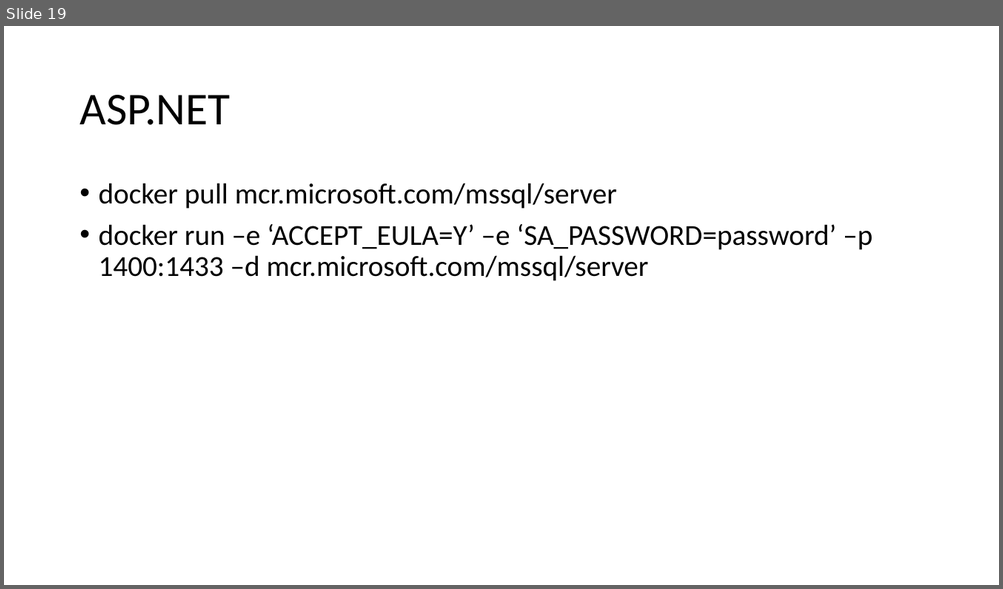
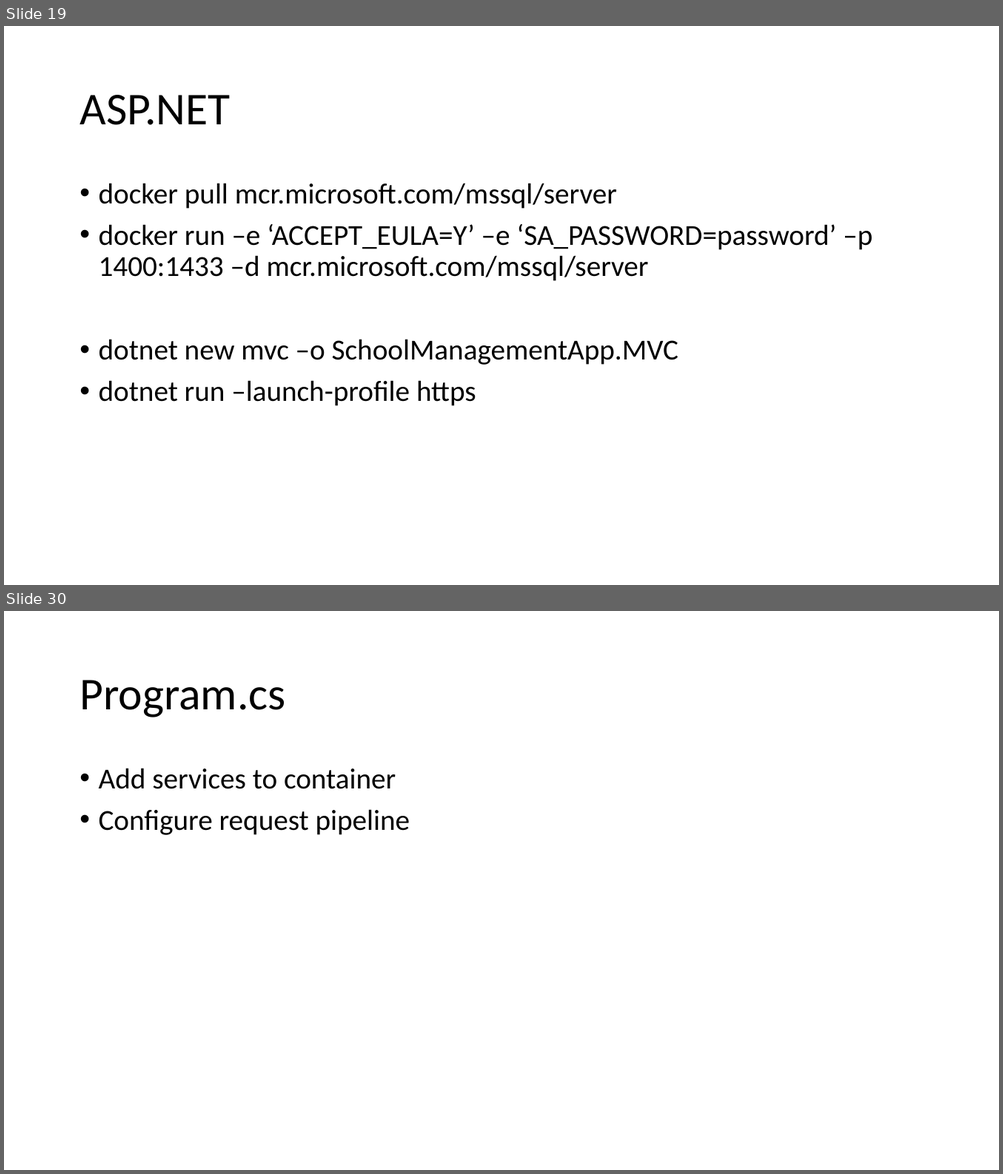
Before and after one commit to benicastro/internship-software-engineer, a slide deck: Serving Intel.pptx. Shown one above the other, each under a label of ours: slide 19 before the commit, slides 19 and 30 after it; the slides between them are not shown. The pictures are 1003x589 and 1003x1174 pixels, drawn with LibreOffice and Linux fonts; fonts in the diff are those of the drawing. Boxes give left, top, right and bottom in pixels: in the first picture for what was removed or moved away, otherwise in the second. Text is boxed around its words. In the diff, an @@ line names an element or a change of style, - is before the commit and + after.

```diff
--- a/Serving Intel.pptx
+++ b/Serving Intel.pptx
@@ slide 30 added at (4, 611, 999, 1170), background #FFFFFF @@
@@ title added at (79, 680, 285, 718), 44 pt, text #000000 @@
+Program.cs
@@ text added at (99, 768, 410, 835), 28 pt, text #000000 @@
+• Add services to container
+• Configure request pipeline
@@ slide 19 changed as well @@
@@ text at (99, 339, 678, 406): paragraphs added @@
+• dotnet new mvc –o SchoolManagementApp.MVC
+• dotnet run –launch-profile https
```
Also in this commit, not shown: 1 other slide changed, 7 other slides added, 1 slide removed, 19 other files.
